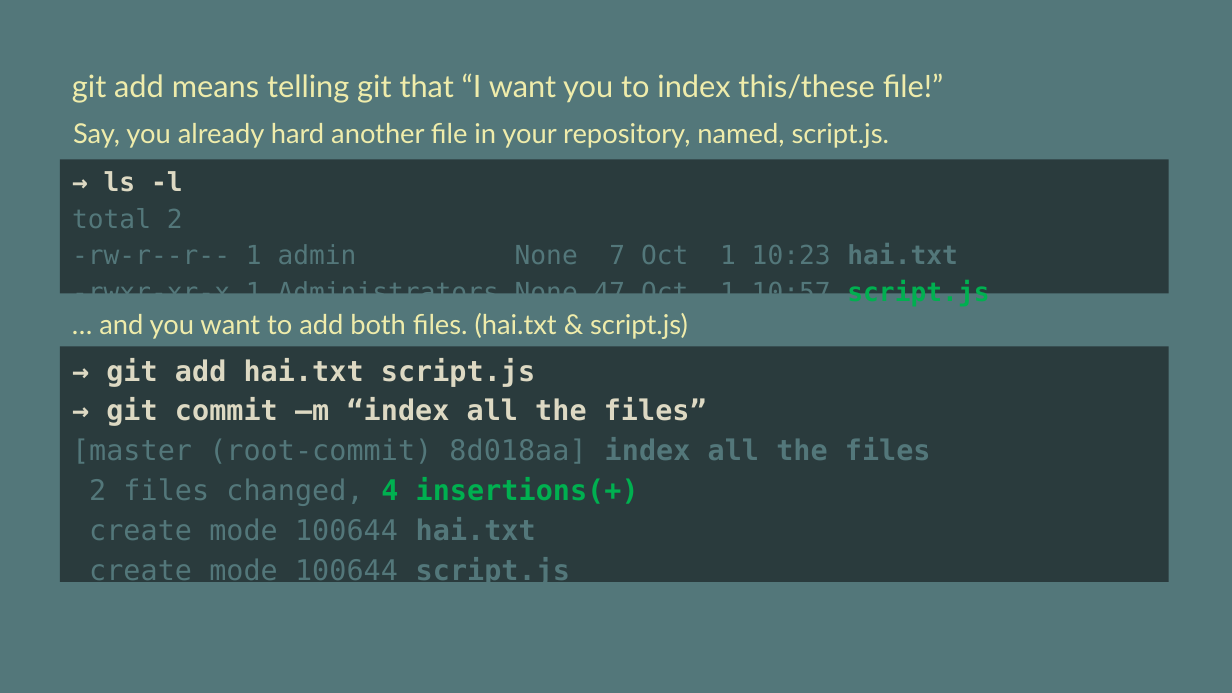
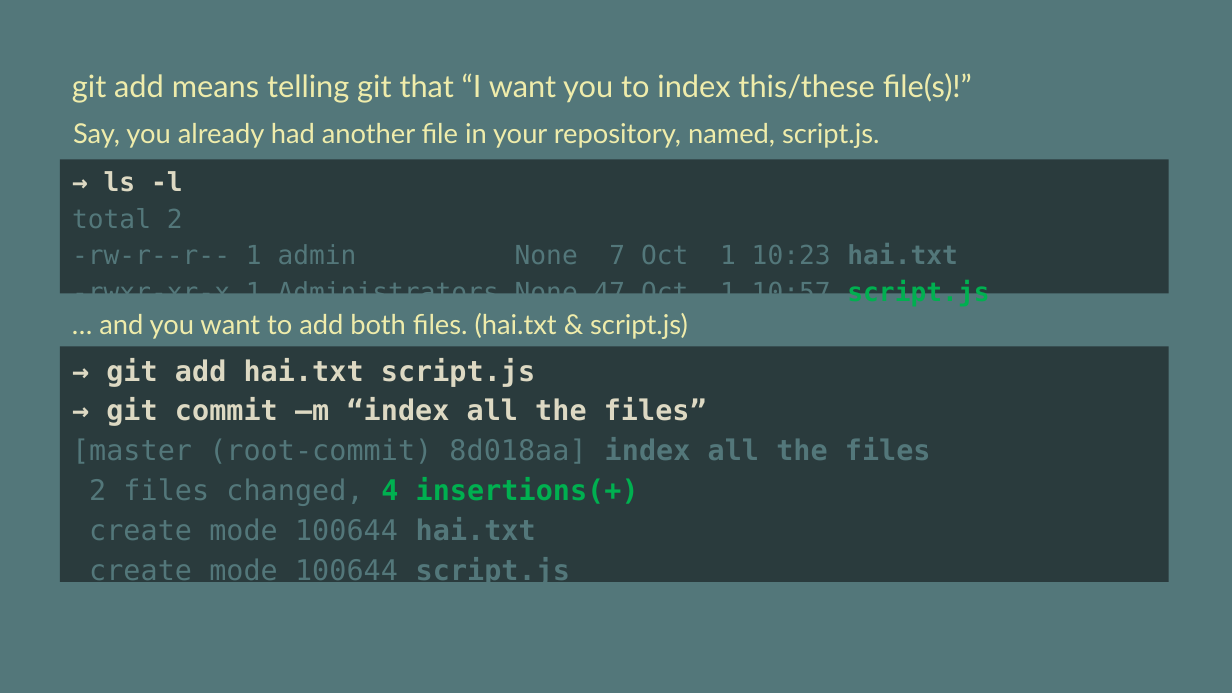
Before and after one commit to vinhnx/Git-for-beginners, a slide deck: slide 10 of git-beginner.pptx. Drawn at 1232x693 pixels with LibreOffice and Linux fonts; fonts in the diff are those of the drawing. Boxes give left, top, right and bottom in pixels: in the first picture for what was removed or moved away, otherwise in the second. Text is boxed around its words. In the diff, an @@ line names an element or a change of style, - is before the commit and + after.

```diff
--- a/git-beginner.pptx
+++ b/git-beginner.pptx
@@ text at <box>72,73,972,103</box>: text changed @@
-git add means telling git that “I want you to index this/these file!”
+git add means telling git that “I want you to index this/these file(s)!”
@@ text at <box>73,123,880,148</box>: text changed @@
-Say, you already hard another file in your repository, named, script.js.
+Say, you already had another file in your repository, named, script.js.
```
Also in this commit, not shown: 9 other slides changed, 1 slide added, 1 other file.
